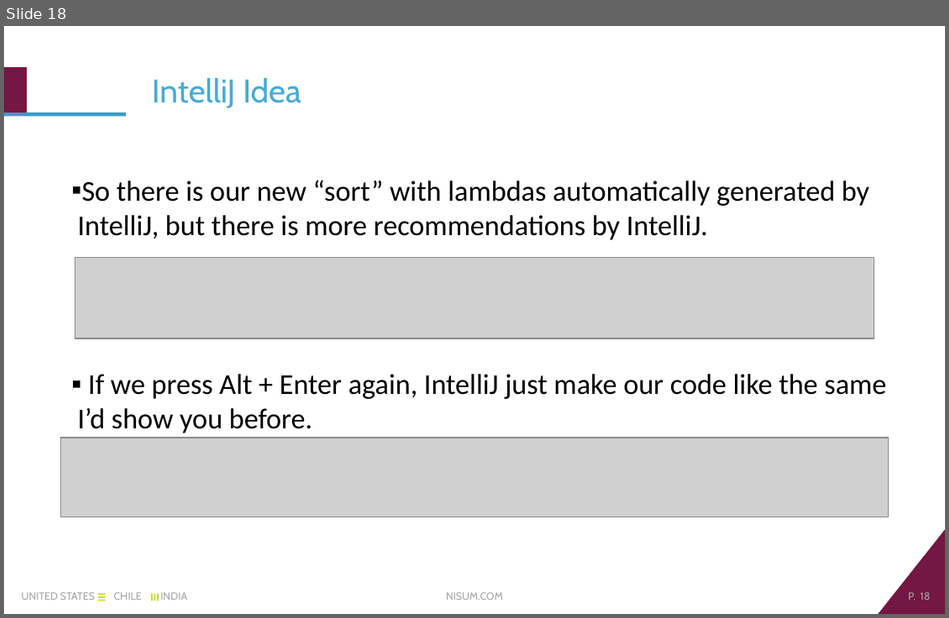
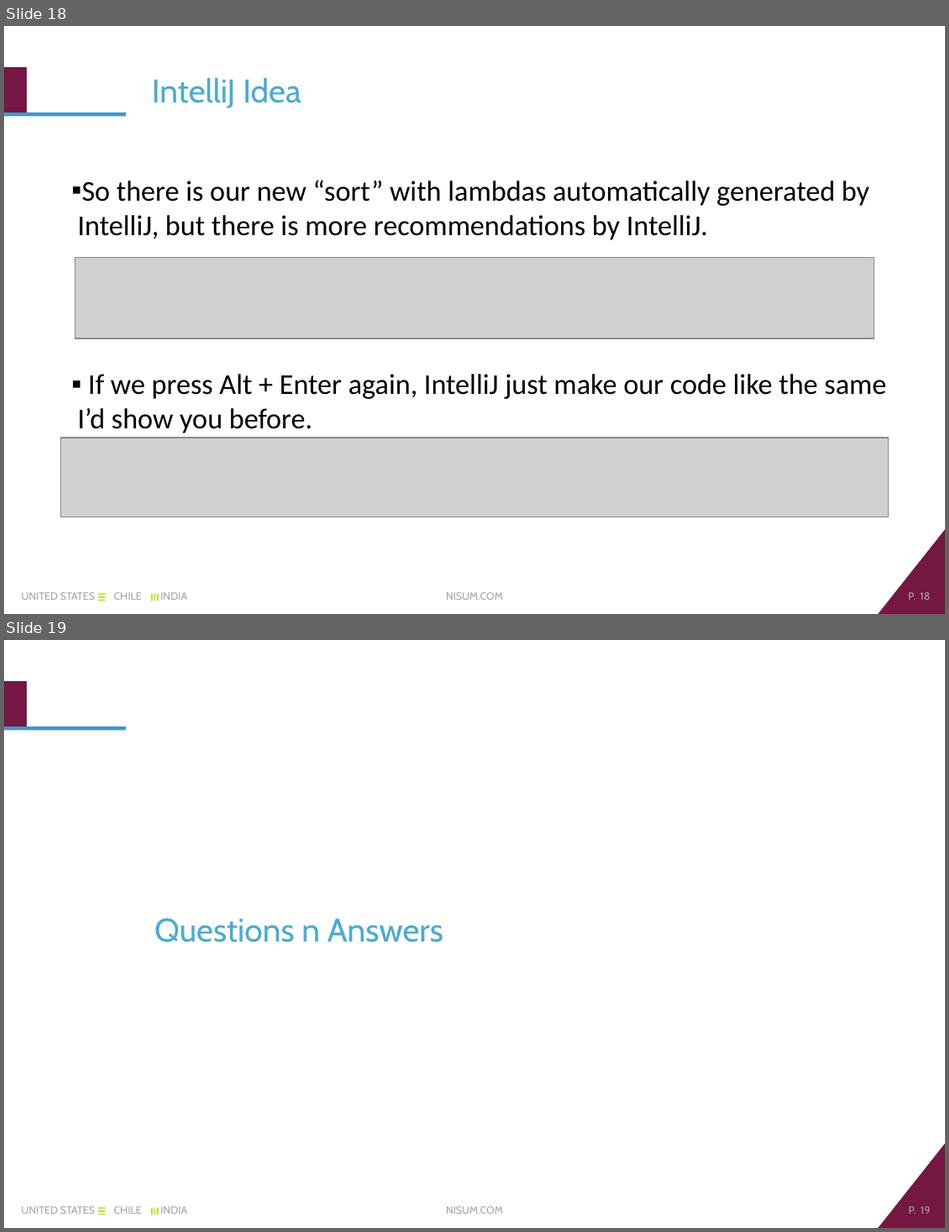
Before and after one commit to sebariquelme/SimpleJava8Examples, a slide deck: Nisum Java 8.pptx. Shown one above the other, each under a label of ours: slide 18 before the commit, slides 18 and 19 after it. The pictures are 949x618 and 949x1232 pixels, drawn with LibreOffice and Linux fonts; fonts in the diff are those of the drawing; grey boxes stand for pictures; background and template pictures are left out. Boxes give left, top, right and bottom in pixels: in the first picture for what was removed or moved away, otherwise in the second. Text is boxed around its words. In the diff, an @@ line names an element or a change of style, - is before the commit and + after.

```diff
--- a/Nisum Java 8.pptx
+++ b/Nisum Java 8.pptx
@@ slide 19 added at (4,640,945,1228), background #FFFFFF; not listed: 12 template elements that a slide beside it also shows @@
@@ title added at (154,918,443,942), 25 pt, text #49ABD2 @@
+Questions n Answers
```
Also in this commit, not shown: 5 slides changed, 1 other slide added.
